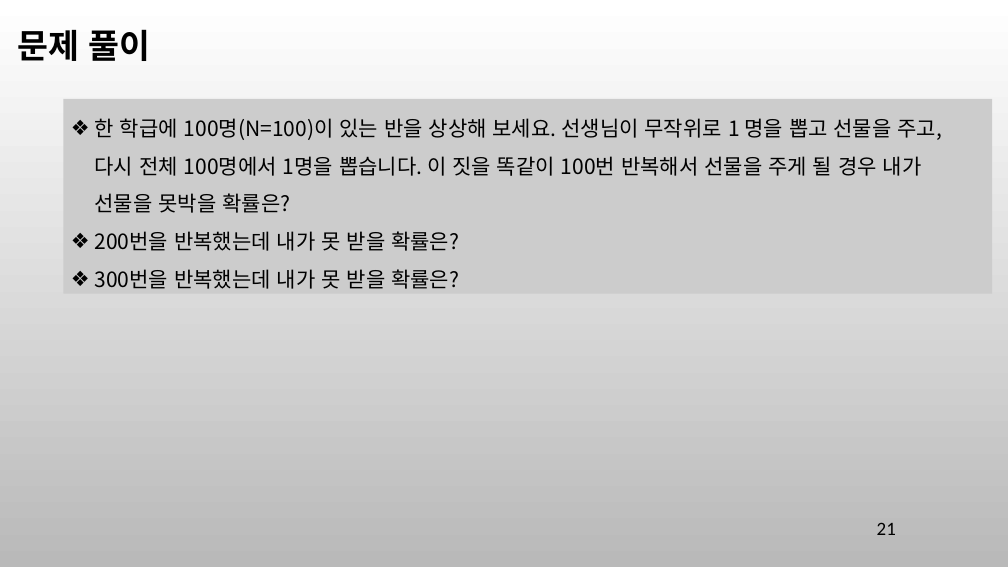
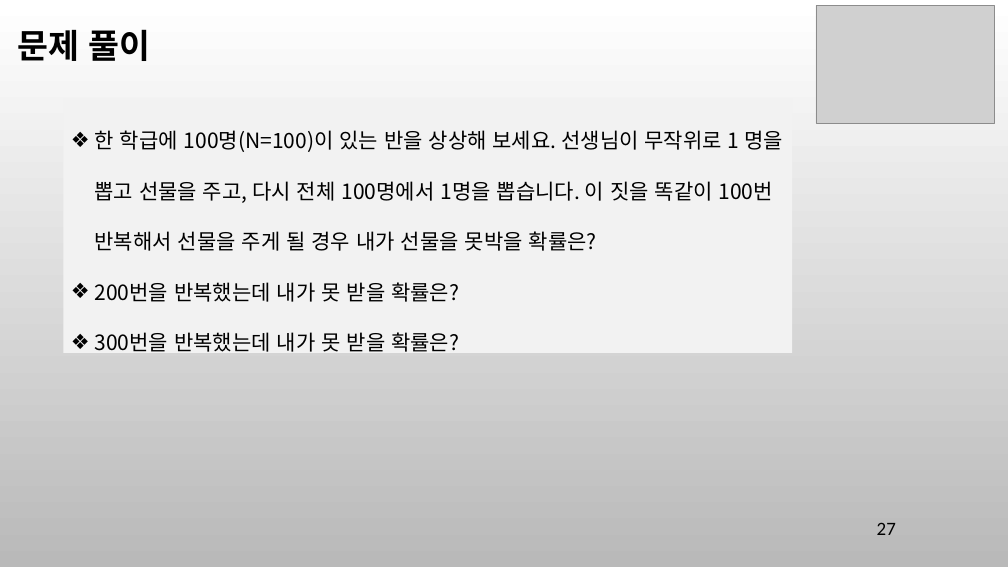
Before and after one commit to ancestor9/mathematics-for-machine-learning, a slide deck: slide 27 of 8_Modeling & Simulation.pptx (slide 21 before the commit). Drawn at 1008x567 pixels with LibreOffice and Linux fonts; fonts in the diff are those of the drawing; grey boxes stand for pictures; background and template pictures are left out. Boxes give left, top, right and bottom in pixels: in the first picture for what was removed or moved away, otherwise in the second. Text is boxed around its words. In the diff, an @@ line names an element or a change of style, - is before the commit and + after.

```diff
--- a/8_Modeling & Simulation.pptx
+++ b/8_Modeling & Simulation.pptx
@@ picture added at [816,5,994,123] @@
@@ rectangle "한 학급에 100명(N=100)이 있는 반을 ...": place and size @@
-rectangle "한 학급에 100명(N=100)이 있는 반을 ..." at [64,99,992,294]
+rectangle "한 학급에 100명(N=100)이 있는 반을 ..." at [64,99,792,353]
@@ rectangle "한 학급에 100명(N=100)이 있는 반을 ..." at [64,99,792,353]: line spacing 1.5 to 2; fill #CCCCCC to #F2F2F2 @@
@@ page number at [877,522,896,535]: text changed @@
-21
+27
```
Also in this commit, not shown: 11 other slides changed, 8 slides added, 2 slides removed.
